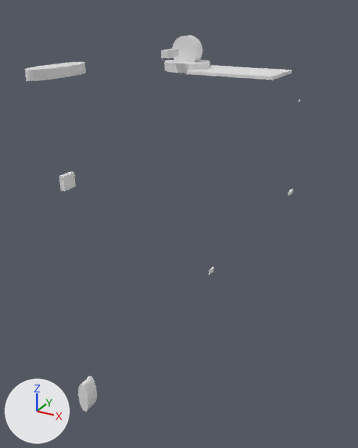
An edit to the glTF model public/models/robotic_arm_6axis.glb, drawn before and after from the same camera.
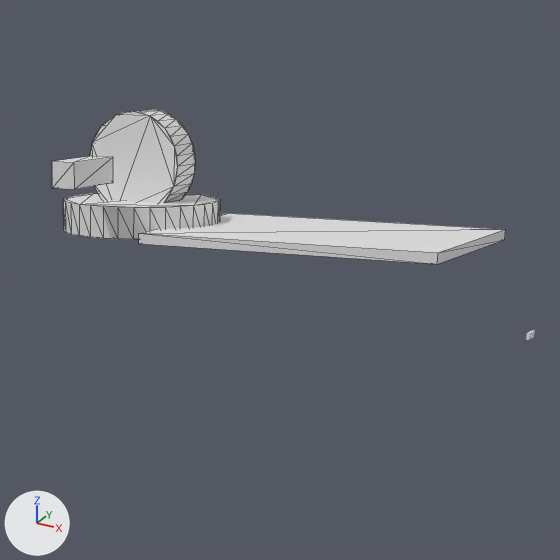
Each version is shown whole from a camera (50 mm lens) standing at (8.58, -16.2, 2.08) and looking at (-1.09, 1.38, -6.71), then close up on the part from 41% to 86% of the width and 1% to 37% of the height. Every picture has the same lights, and +X, +Y and +Z are marked at lower left. The close-ups show mesh edges as thin lines. Where no turn or scale is listed for an object, it has been applied to the vertices.

In view in the first close-up: 'Joint1', 'Link1', 'RobotBase', 'WorkTable'.
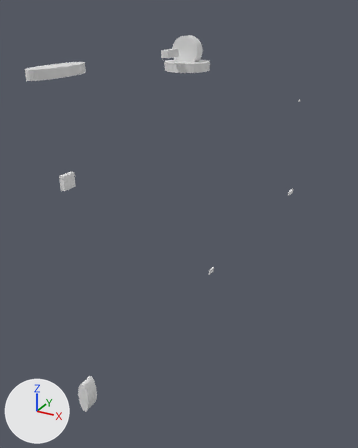
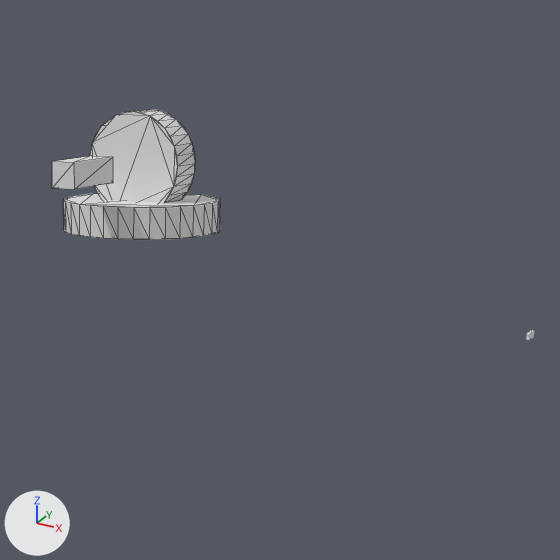
The change, as a diff of the scene's bpy script:
```diff
--- a/public/models/robotic_arm_6axis.glb.py
+++ b/public/models/robotic_arm_6axis.glb.py
@@ ob_worktable @@
-ob_worktable = bpy.data.objects.new('WorkTable', me_cube_005)
-ob_worktable.location = (2.0, 0.0, 0.05)
```

Location of each change, [x1, y1, x2, y2] in pixels of the close-ups (560 x 560 px):
'WorkTable', deleted: before [139, 213, 506, 264]
